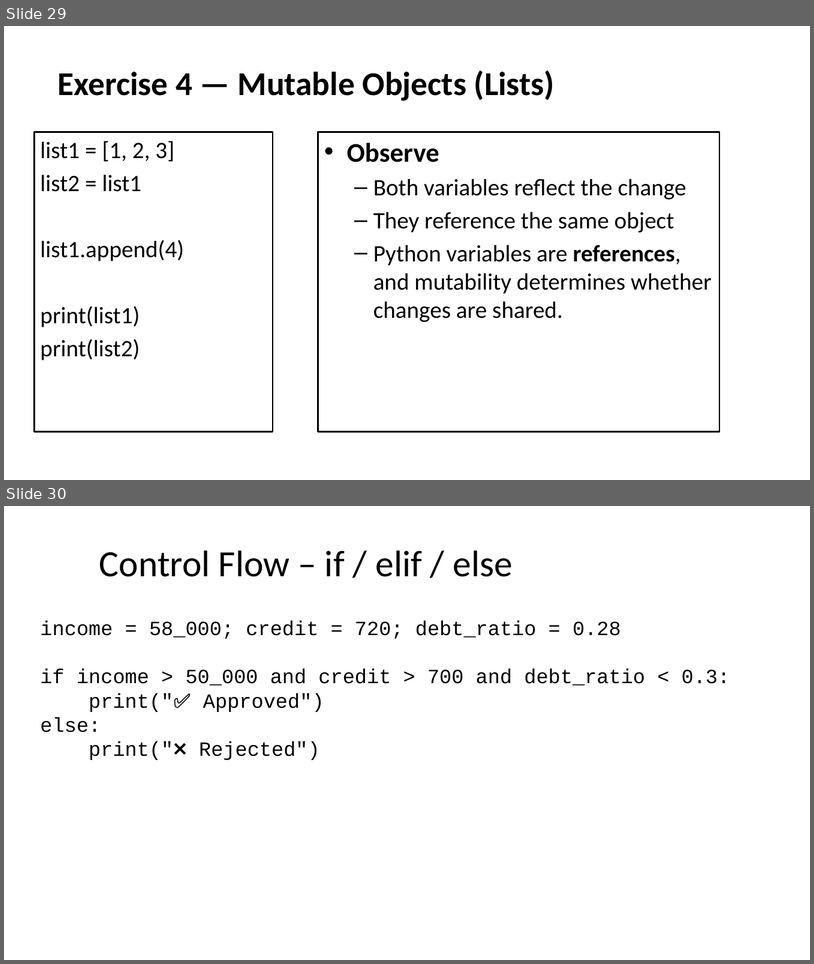
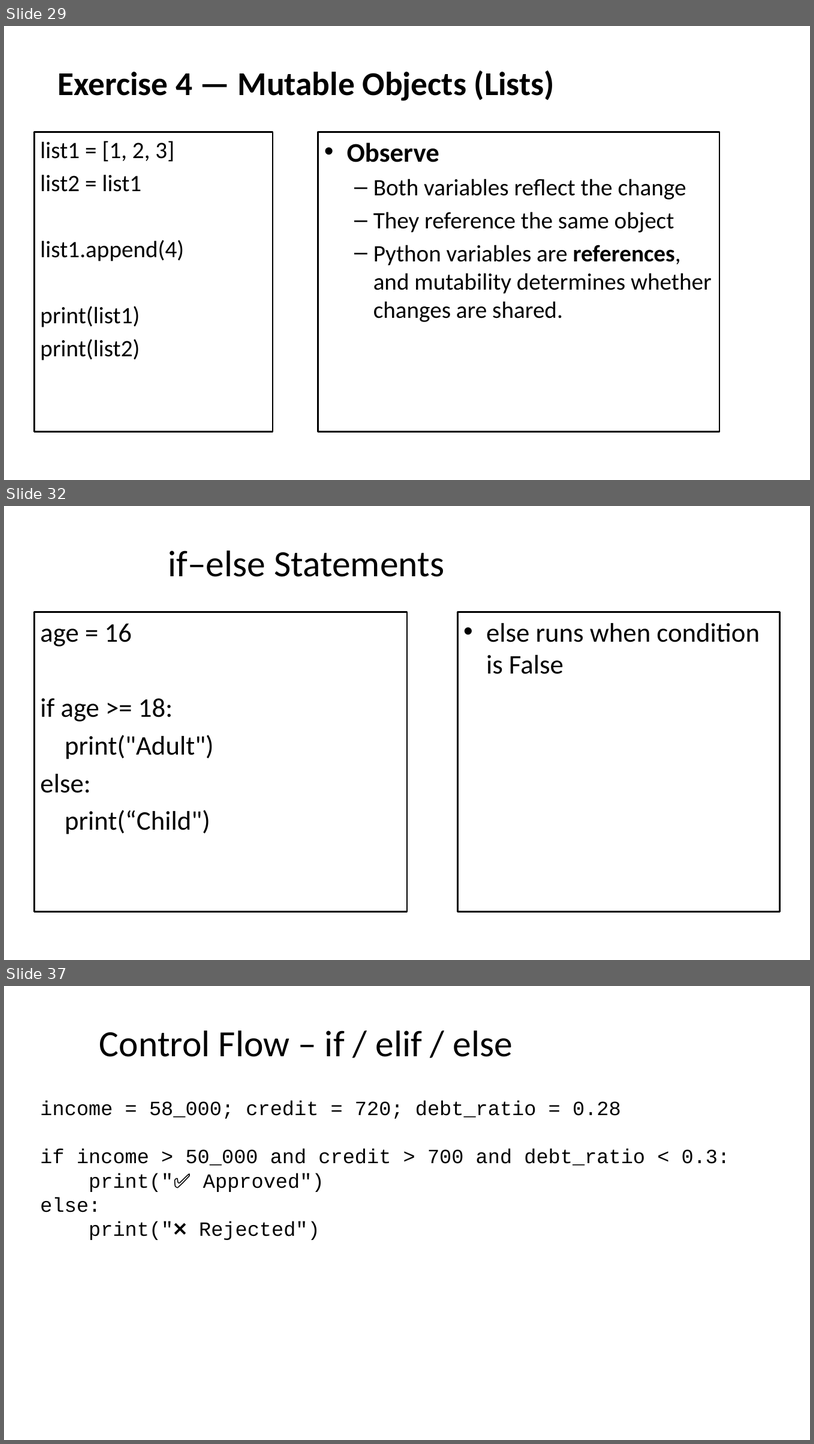
Before and after one commit to seanwhs/3-Day-Python-Crash-Course, a slide deck: Python_Crash_Course_2025.pptx. Shown one above the other, each under a label of ours: slides 29 and 30 before the commit, slides 29, 32 and 37 after it; the slides between them are not shown. The pictures are 814x964 and 814x1444 pixels, drawn with LibreOffice and Linux fonts; fonts in the diff are those of the drawing. Boxes give left, top, right and bottom in pixels: in the first picture for what was removed or moved away, otherwise in the second. Text is boxed around its words. In the diff, an @@ line names an element or a change of style, - is before the commit and + after.

```diff
--- a/Python_Crash_Course_2025.pptx
+++ b/Python_Crash_Course_2025.pptx
@@ slide 32 added at bbox=[4, 506, 810, 960], background #FFFFFF @@
@@ title added at bbox=[168, 550, 444, 577], 44 pt, text #000000 @@
+if–else Statements
@@ text added at bbox=[34, 612, 407, 912], fill #FFFFFF, outline #000000 2 pt, 32 pt, text #000000 @@
+age = 16
+if age >= 18:
+print("Adult")
+else:
+print(“Child")
@@ rectangle added at bbox=[458, 612, 780, 912], fill #FFFFFF, outline #000000 2 pt, 32 pt, text #000000 @@
+• else runs when condition is False
@@ what was slide 30 is now slide 37 @@
```
Also in this commit, not shown: 1 slide changed, 27 other slides added, 1 slide removed.
